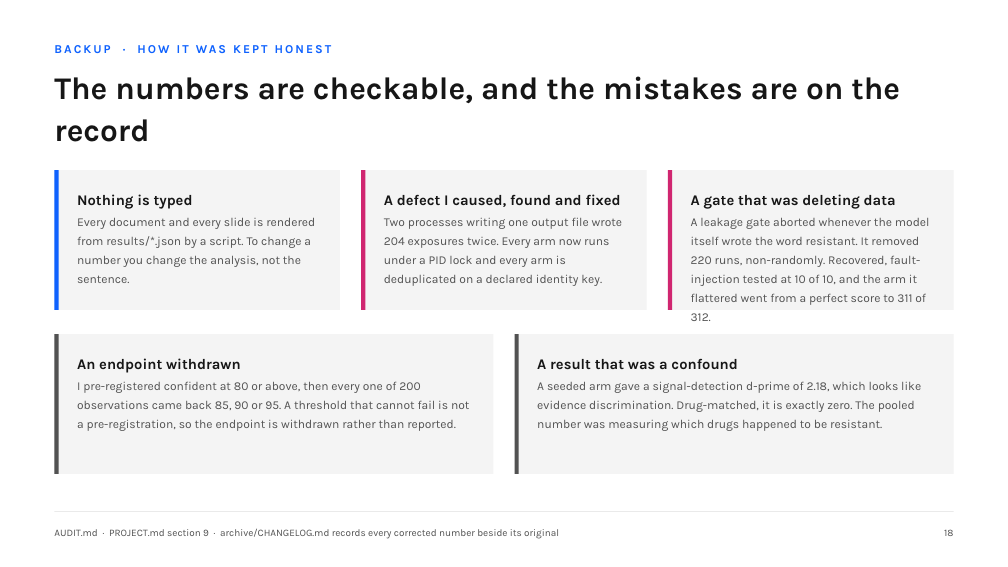
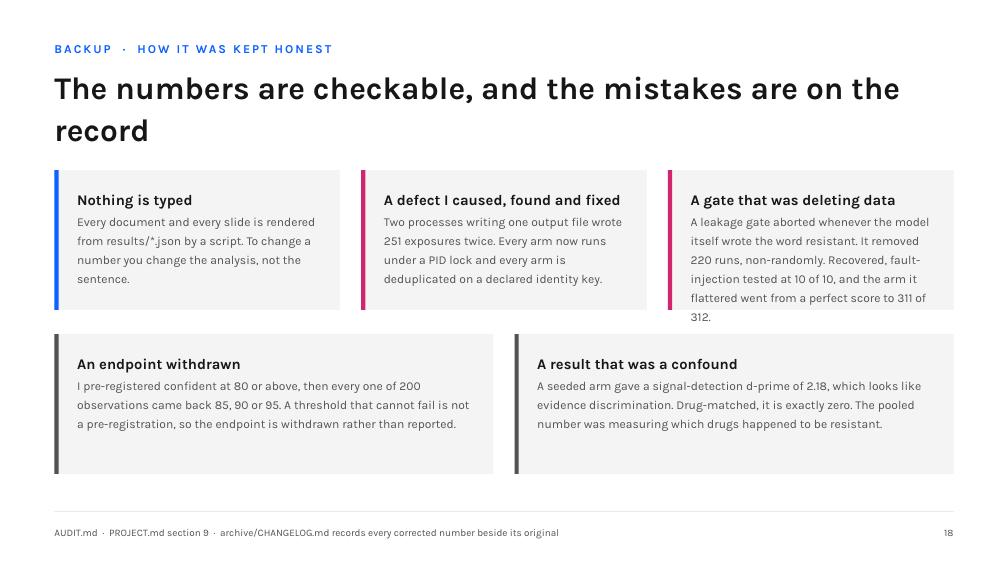
Before and after one commit to hayat-shomique/antibiotic-debate-mimic, a slide deck: slide 22 of deck/Shomique_Hayat_UNIQ_antibiotic_agents.pptx. Drawn at 1008x567 pixels with LibreOffice and Linux fonts; fonts in the diff are those of the drawing. Boxes give left, top, right and bottom in pixels: in the first picture for what was removed or moved away, otherwise in the second. Text is boxed around its words. In the diff, an @@ line names an element or a change of style, - is before the commit and + after.

Commit message:
All arms complete: 3,910 exposures, plausible arm at its planned 312, acceptance suite 36 of 36

```diff
--- a/deck/Shomique_Hayat_UNIQ_antibiotic_agents.pptx
+++ b/deck/Shomique_Hayat_UNIQ_antibiotic_agents.pptx
@@ text at box(384, 218, 622, 286): text changed @@
-Two processes writing one output file wrote 204 exposures twice. Every arm now runs under a PID lock and every arm is deduplicated on a declared identity key.
+Two processes writing one output file wrote 251 exposures twice. Every arm now runs under a PID lock and every arm is deduplicated on a declared identity key.
```
Also in this commit, not shown: 1 other slide changed, 4 other files.
